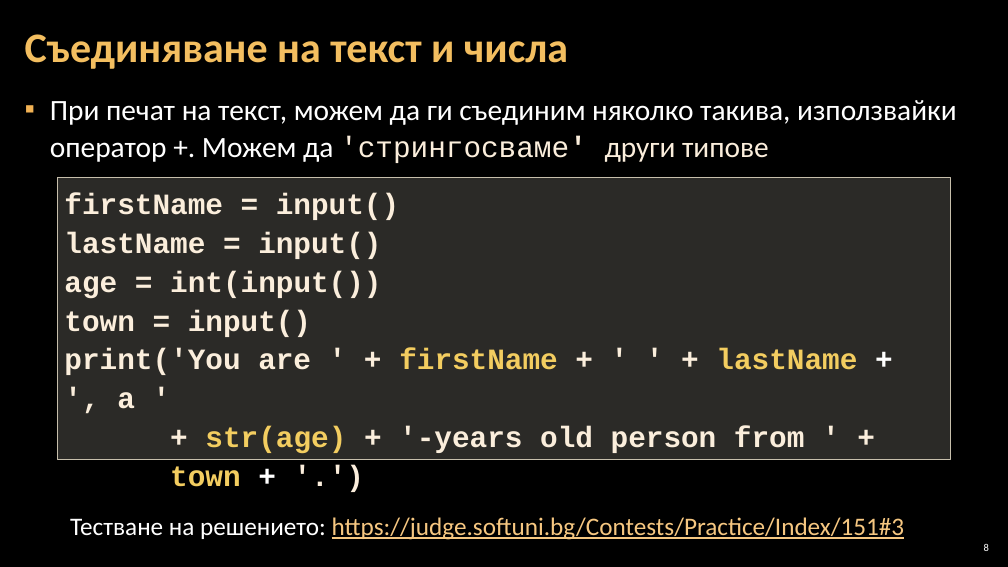
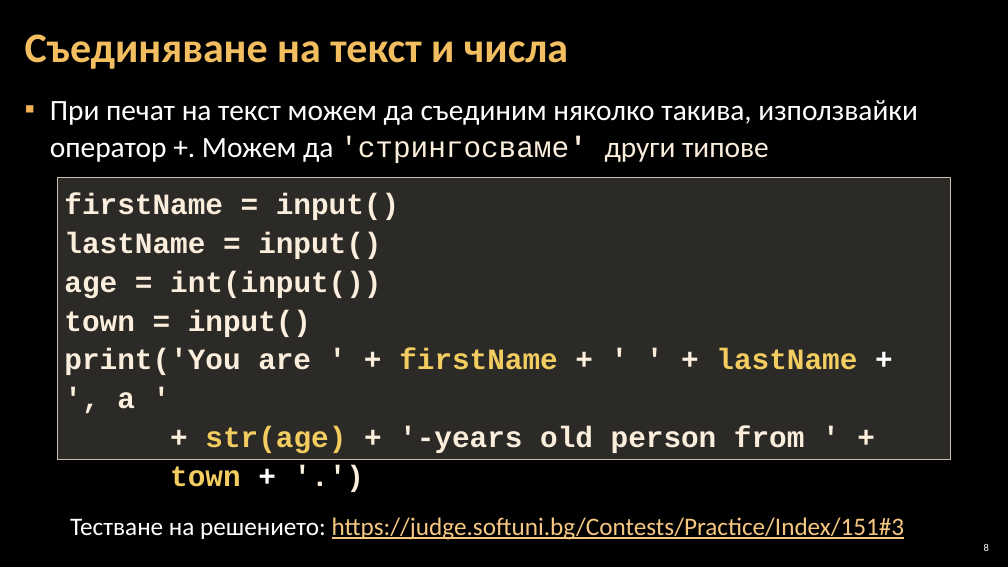
Before and after one commit to Software-University/Python-Basics, a slide deck: slide 8 of 2. Simple-Calculations/2. Simple-Calculations.pptx. Drawn at 1008x567 pixels with LibreOffice and Linux fonts; fonts in the diff are those of the drawing; background and template pictures are left out. Boxes give left, top, right and bottom in pixels: in the first picture for what was removed or moved away, otherwise in the second. Text is boxed around its words. In the diff, an @@ line names an element or a change of style, - is before the commit and + after.

```diff
--- a/2. Simple-Calculations/2. Simple-Calculations.pptx
+++ b/2. Simple-Calculations/2. Simple-Calculations.pptx
@@ text at [50, 100, 917, 163]: text changed @@
-▪ При печат на текст, можем да ги съединим няколко такива, използвайки оператор +. Можем да 'стрингосваме' други типове
+▪ При печат на текст можем да съединим няколко такива, използвайки оператор +. Можем да 'стрингосваме' други типове
```
Also in this commit, not shown: 5 other files.
